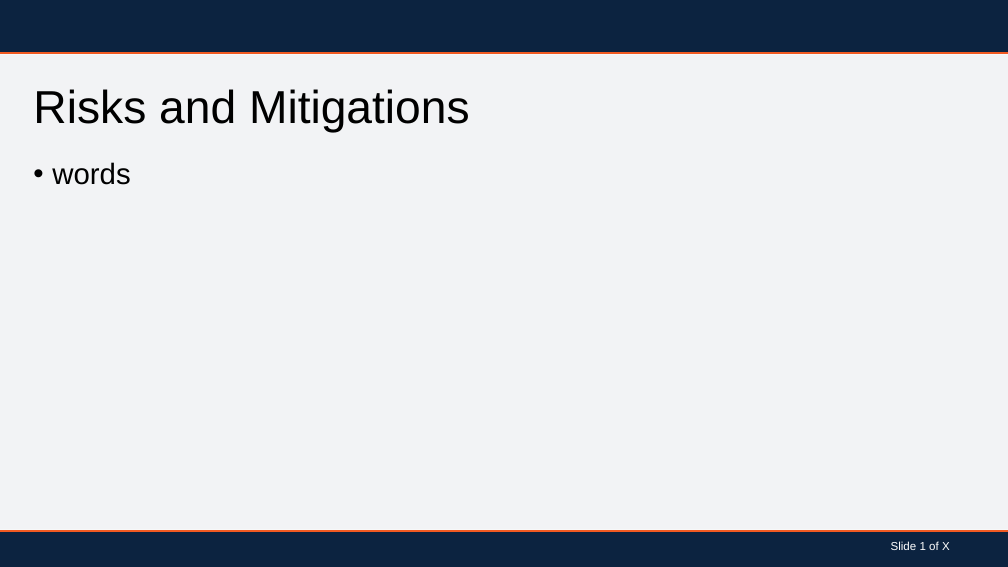
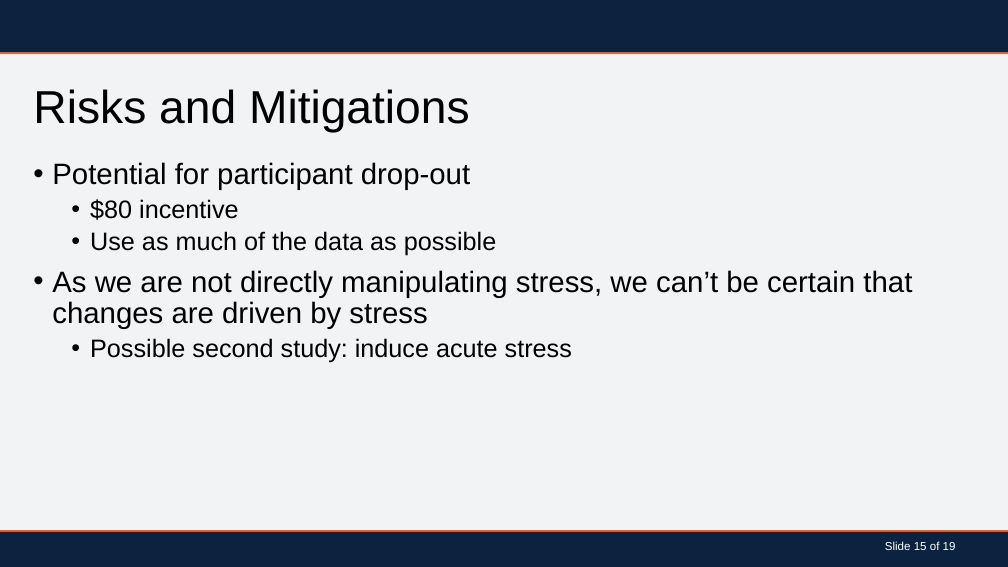
Before and after one commit to BLScheuler/Dissertation, a slide deck: slide 16 of Dissertation_PowerPoint.pptx (slide 12 before the commit). Drawn at 1008x567 pixels with LibreOffice and Linux fonts; fonts in the diff are those of the drawing; background and template pictures are left out. Boxes give left, top, right and bottom in pixels: in the first picture for what was removed or moved away, otherwise in the second. Text is boxed around its words. In the diff, an @@ line names an element or a change of style, - is before the commit and + after.

```diff
--- a/Dissertation_PowerPoint.pptx
+++ b/Dissertation_PowerPoint.pptx
@@ text at (x1=52, y1=162, x2=912, y2=362): text changed @@
-• words
+• Potential for participant drop-out
+  • $80 incentive
+  • Use as much of the data as possible
+• As we are not directly manipulating stress, we can’t be certain that changes are driven by stress
+  • Possible second study: induce acute stress
@@ text at (x1=885, y1=541, x2=956, y2=550): text changed @@
-Slide 1 of X
+Slide 15 of 19
```
Also in this commit, not shown: 11 other slides changed, 7 slides added.
